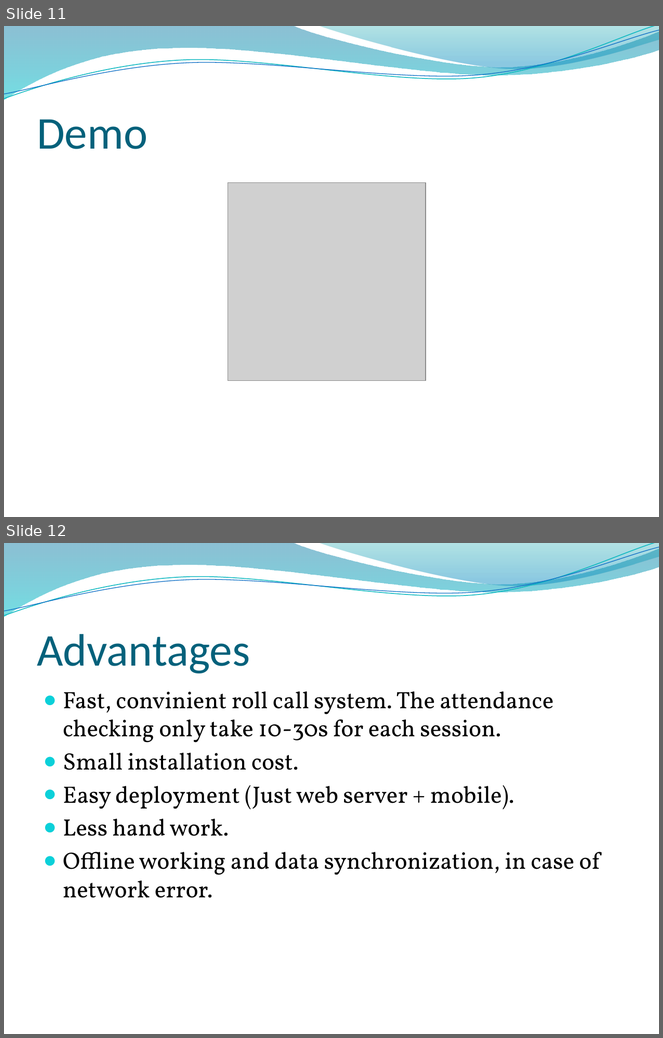
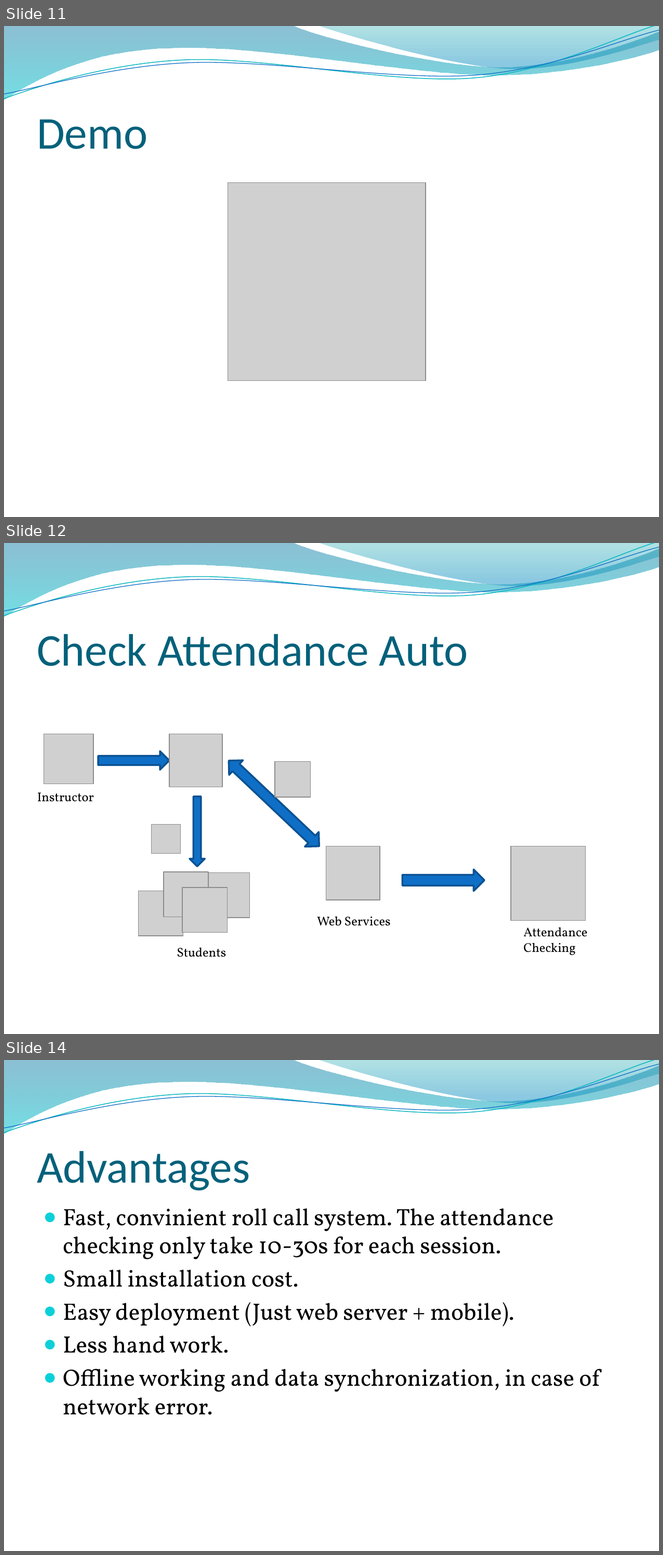
Before and after one commit to conanak99/roll-system-mobile, a slide deck: Document/Slide/Slide thuyet trinh.pptx. Shown one above the other, each under a label of ours: slides 11 and 12 before the commit, slides 11, 12 and 14 after it; the slides between them are not shown. The pictures are 663x1038 and 663x1555 pixels, drawn with LibreOffice and Linux fonts; fonts in the diff are those of the drawing; grey boxes stand for pictures; background and template pictures are left out. Boxes give left, top, right and bottom in pixels: in the first picture for what was removed or moved away, otherwise in the second. Text is boxed around its words. In the diff, an @@ line names an element or a change of style, - is before the commit and + after.

```diff
--- a/Document/Slide/Slide thuyet trinh.pptx
+++ b/Document/Slide/Slide thuyet trinh.pptx
@@ slide 12 added at (4,543,659,1034), background picture (left out); not listed: 4 template elements that a slide beside it also shows @@
@@ title added at (37,634,468,666), 50 pt, text #04617B @@
+Check Attendance Auto
@@ picture added at (44,734,94,784) @@
@@ picture added at (169,734,222,787) @@
@@ right arrow added at (98,752,169,770), fill #0F6FC6, outline #0B5292 2 pt @@
@@ up down arrow added at (222,754,326,854), fill #0F6FC6, outline #0B5292 2 pt @@
@@ picture added at (275,762,311,797) @@
@@ text added at (37,793,94,802), 14 pt, text #000000 @@
+Instructor
@@ right arrow added at (190,797,205,866), fill #0F6FC6, outline #0B5292 2 pt @@
@@ picture added at (152,825,180,853) @@
@@ picture added at (326,846,380,900) @@
@@ picture added at (511,846,586,921) @@
@@ right arrow added at (402,870,484,891), fill #0F6FC6, outline #0B5292 2 pt @@
@@ picture added at (164,872,208,916) @@
@@ picture added at (205,873,249,918) @@
@@ picture added at (138,891,183,936) @@
@@ picture added at (182,888,227,932) @@
@@ text added at (317,916,391,926), 14 pt, text #000000 @@
+Web Services
@@ text added at (523,927,587,955), 14 pt, text #000000 @@
+Attendance Checking
@@ text added at (177,948,226,957), 14 pt, text #000000 @@
+Students
@@ what was slide 12 is now slide 14 @@
```
Also in this commit, not shown: 2 slides changed, 1 other slide added, 1 other file.
